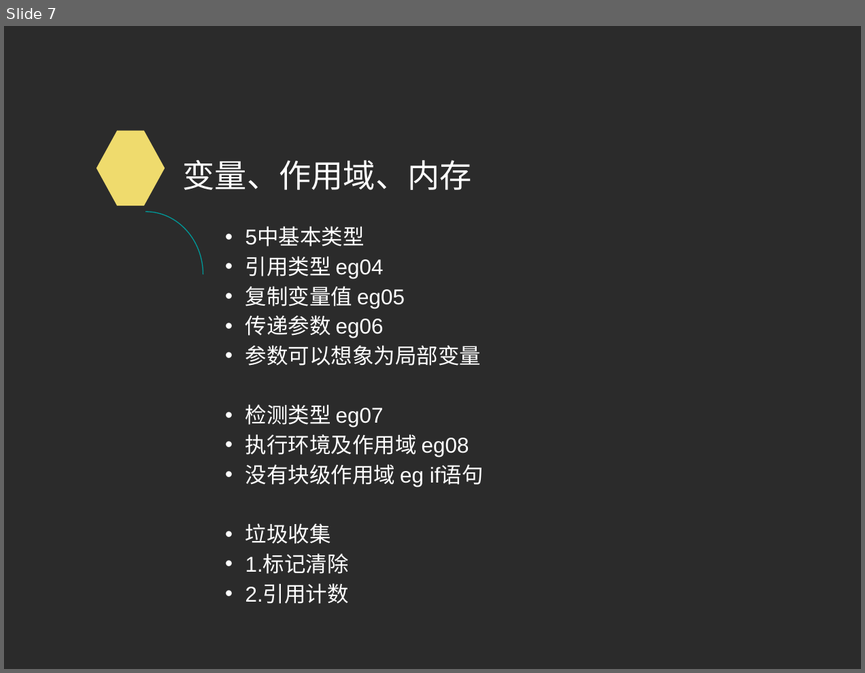
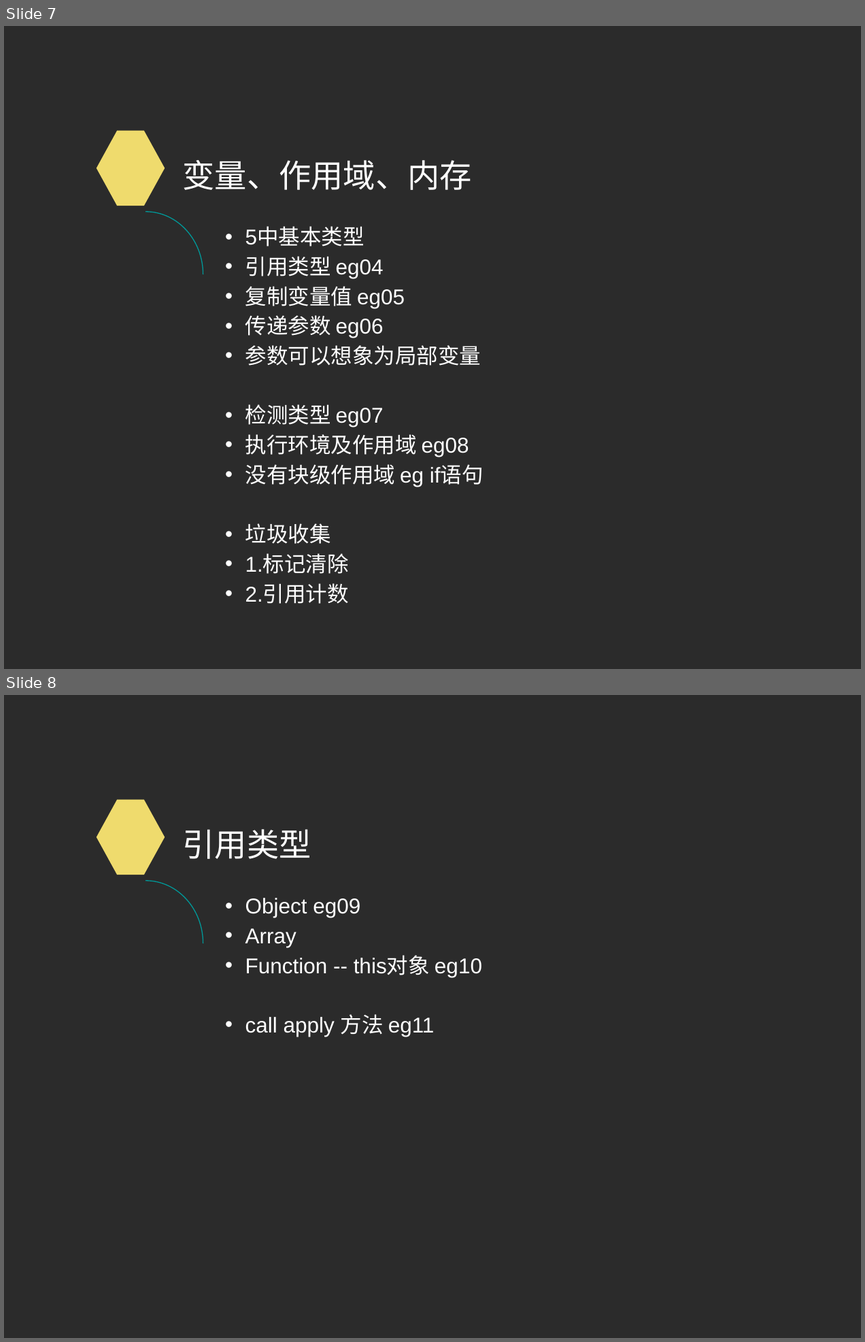
Before and after one commit to NJUPT-CAST/Computer, a slide deck: web/7.js grunt gulp webpack/2016上学期第一次课.ppt. Shown one above the other, each under a label of ours: slide 7 before the commit, slides 7 and 8 after it. The pictures are 865x673 and 865x1342 pixels, drawn with LibreOffice and Linux fonts; fonts in the diff are those of the drawing; background and template pictures are left out; a plain dark background stands for a picture behind light text. Boxes give left, top, right and bottom in pixels: in the first picture for what was removed or moved away, otherwise in the second. Text is boxed around its words. In the diff, an @@ line names an element or a change of style, - is before the commit and + after.

```diff
--- a/web/7.js grunt gulp webpack/2016上学期第一次课.ppt
+++ b/web/7.js grunt gulp webpack/2016上学期第一次课.ppt
@@ slide 8 added at [4,695,861,1338], background picture (left out); not listed: 2 template elements that a slide beside it also shows @@
@@ title added at [183,829,311,859], 27 pt, text #FFFFFF @@
+引用类型
@@ text added at [245,898,482,1036], 18 pt, text #FFFFFF @@
+• Object eg09
+• Array
+• Function -- this对象 eg10
+• call apply 方法 eg11
```
Also in this commit, not shown: 1 other slide added, 2 slides removed, 1 other file.
